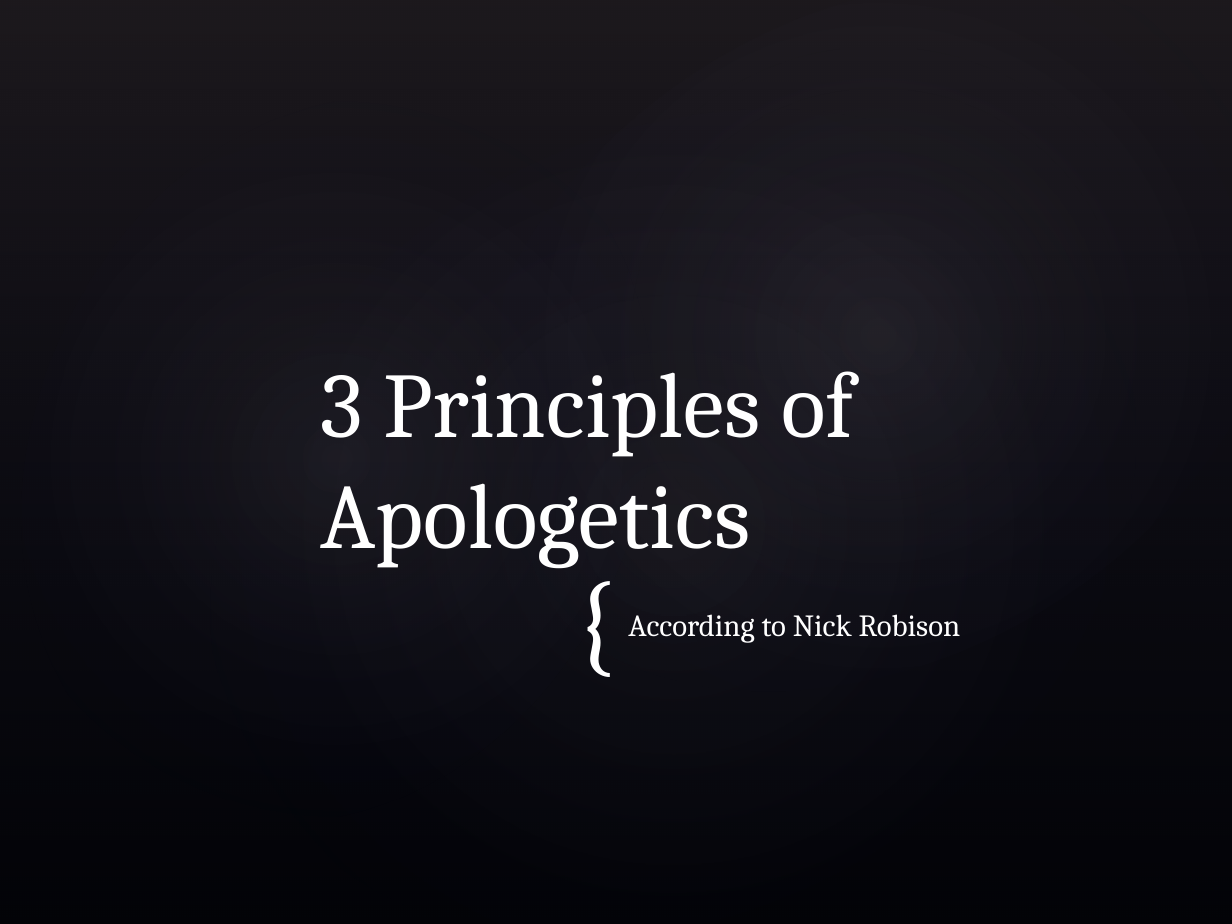
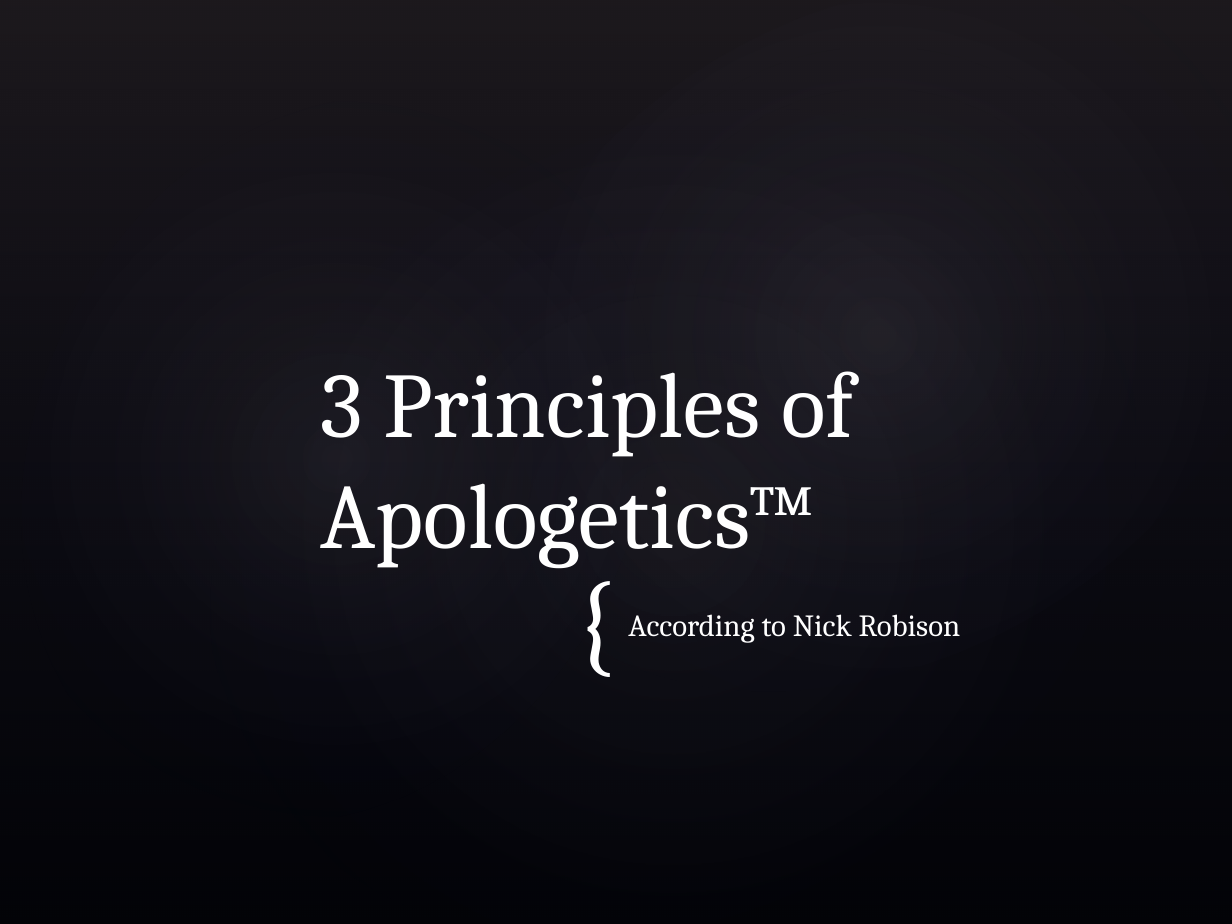
Before and after one commit to nickrobison/Presentations, a slide deck: slide 21 of BCSApologetics/RealApologetics.pptx (slide 14 before the commit). Drawn at 1232x924 pixels with LibreOffice and Linux fonts; fonts in the diff are those of the drawing; background and template pictures are left out. Boxes give left, top, right and bottom in pixels: in the first picture for what was removed or moved away, otherwise in the second. Text is boxed around its words. In the diff, an @@ line names an element or a change of style, - is before the commit and + after.

```diff
--- a/BCSApologetics/RealApologetics.pptx
+++ b/BCSApologetics/RealApologetics.pptx
@@ title at (320, 371, 854, 568): text changed @@
-3 Principles of Apologetics
+3 Principles of Apologetics™
```
Also in this commit, not shown: 7 other slides changed, 10 slides added.
